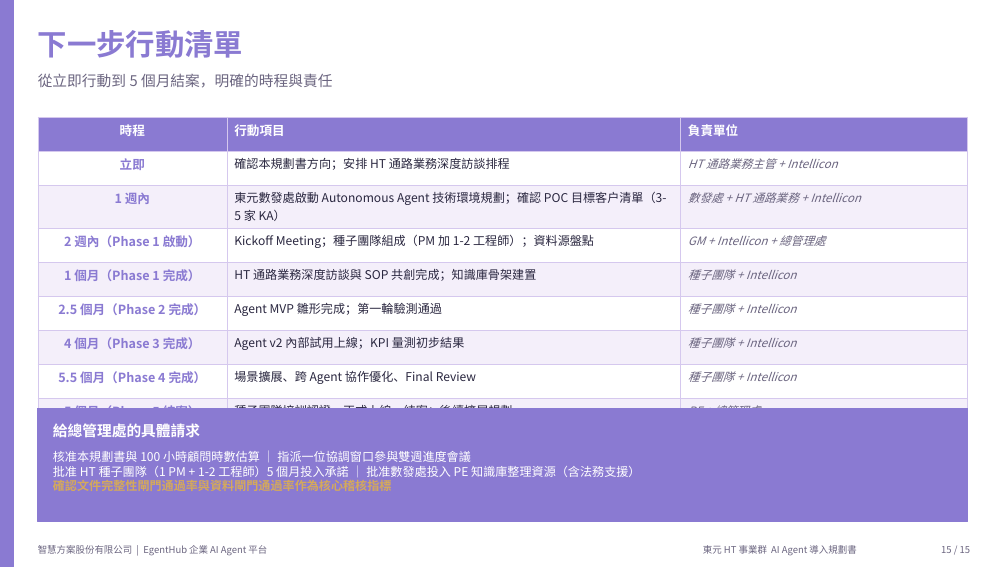
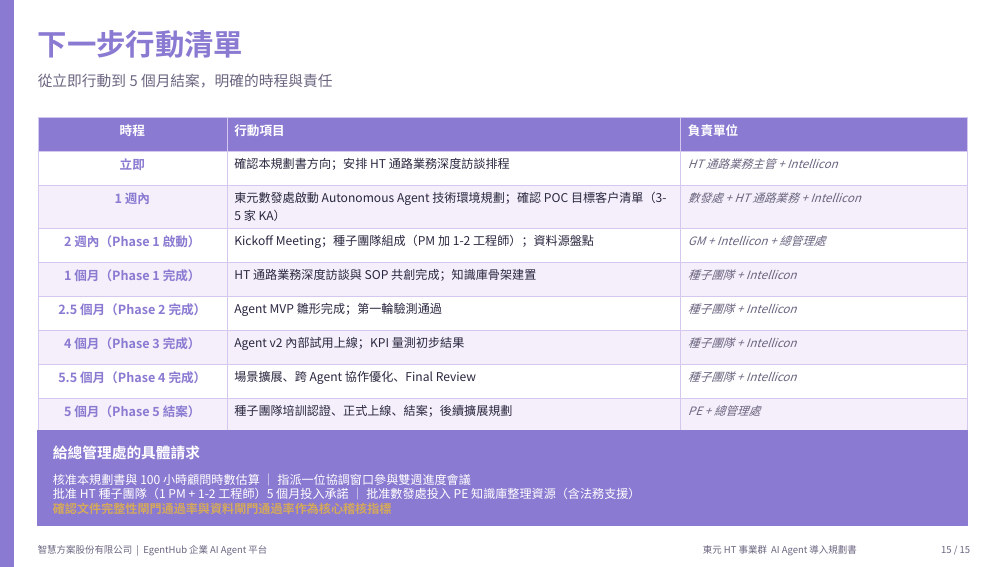
Before and after one commit to intellicon-tw/ai, a slide deck: slide 15 of teco/HT/東元HT_AI_Agent導入規劃簡報.pptx. Drawn at 1008x567 pixels with LibreOffice and Linux fonts; fonts in the diff are those of the drawing. Boxes give left, top, right and bottom in pixels: in the first picture for what was removed or moved away, otherwise in the second. Text is boxed around its words. In the diff, an @@ line names an element or a change of style, - is before the commit and + after.

```diff
--- a/teco/HT/東元HT_AI_Agent導入規劃簡報.pptx
+++ b/teco/HT/東元HT_AI_Agent導入規劃簡報.pptx
@@ table: place and size @@
-table at (38, 117, 968, 412)
+table at (38, 117, 968, 426)
@@ rectangle: place and size @@
-rectangle at (38, 408, 968, 522)
+rectangle at (38, 431, 968, 526)
@@ text "給總管理處的具體請求": place and size @@
-text "給總管理處的具體請求" at (53, 424, 200, 437)
+text "給總管理處的具體請求" at (53, 446, 200, 459)
@@ text "核准本規劃書與 100 小時顧問時數估算 ｜ 指派一位協調窗口參與雙週進度會議": place and size @@
-text "核准本規劃書與 100 小時顧問時數估算 ｜ 指派一位協調窗口參與雙週進度會議" at (53, 451, 640, 491)
+text "核准本規劃書與 100 小時顧問時數估算 ｜ 指派一位協調窗口參與雙週進度會議" at (53, 474, 640, 514)
```
Also in this commit, not shown: 5 other slides changed, 6 other files.
